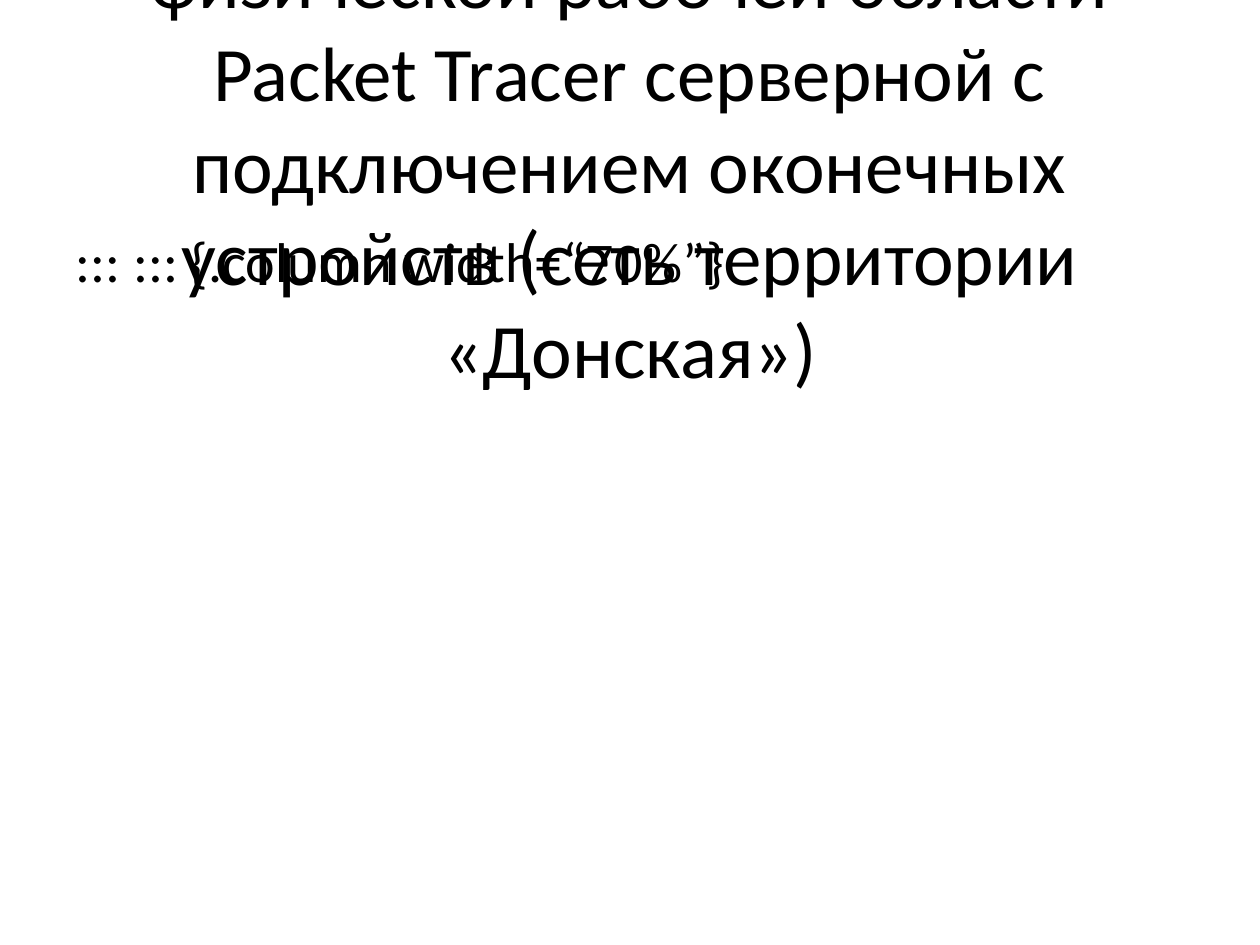
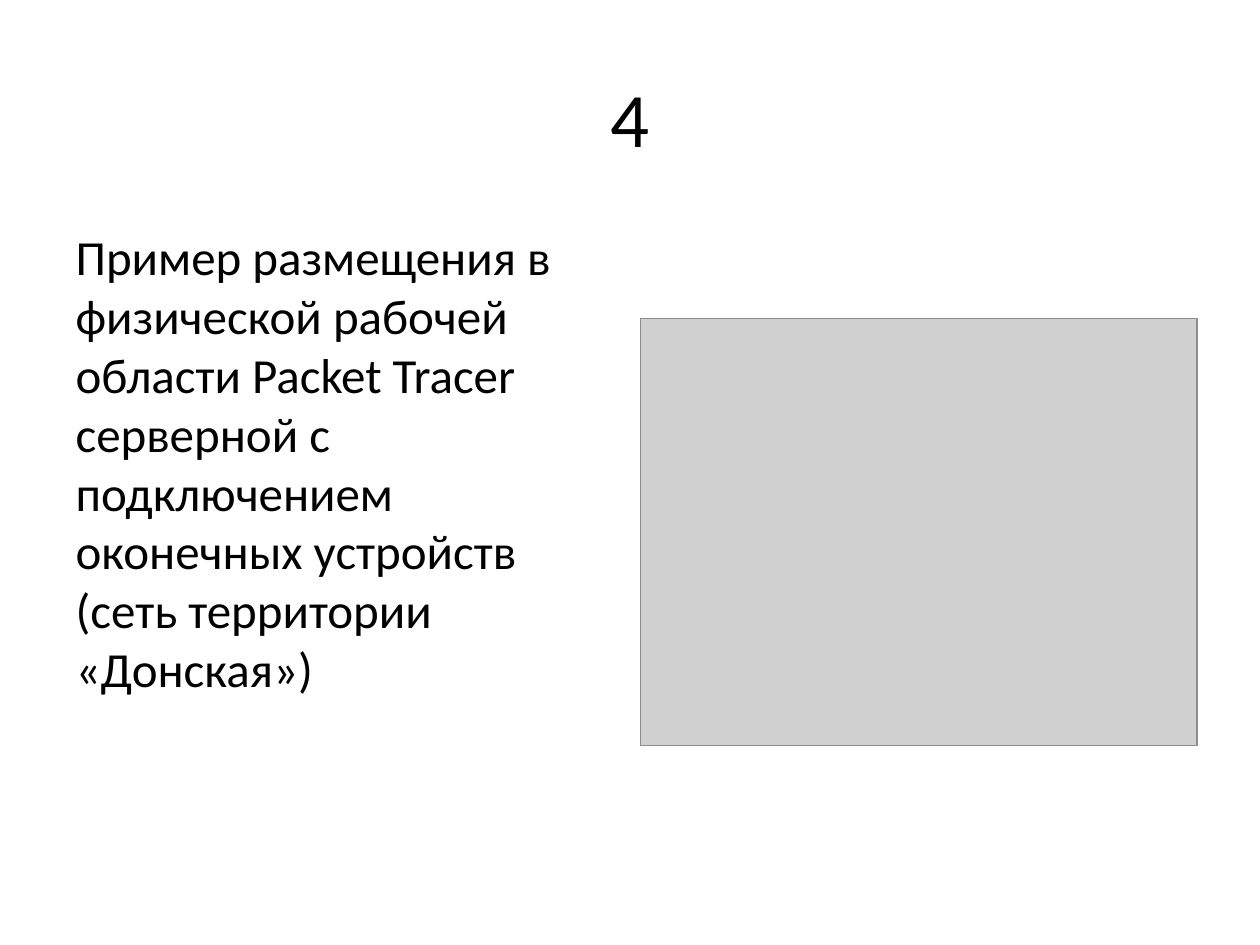
Before and after one commit to pyskandarova/study_2024-2025_net-admin, a slide deck: slide 9 of labs/lab07/presentation/presentation.pptx (slide 10 before the commit). Drawn at 1260x945 pixels with LibreOffice and Linux fonts; fonts in the diff are those of the drawing; grey boxes stand for pictures. Boxes give left, top, right and bottom in pixels: in the first picture for what was removed or moved away, otherwise in the second. Text is boxed around its words. In the diff, an @@ line names an element or a change of style, - is before the commit and + after.

```diff
--- a/labs/lab07/presentation/presentation.pptx
+++ b/labs/lab07/presentation/presentation.pptx
@@ title added at [610, 97, 649, 147], 44 pt, text #000000 @@
+4
@@ text "Пример размещения в физической рабочей ...": place and size @@
-text "Пример размещения в физической рабочей ..." at [151, 0, 1107, 390]
+text "Пример размещения в физической рабочей ..." at [76, 243, 550, 695]
@@ text "Пример размещения в физической рабочей ..." at [76, 243, 550, 695]: size 44 to 28 pt; alignment centre to left; more space between paragraphs; vertical alignment middle to top @@
@@ text removed at [191, 235, 724, 295] @@
-::: ::: {.column width=“70%”}
@@ picture added at [640, 319, 1197, 746] @@
```
Also in this commit, not shown: 7 other slides changed, 4 slides added, 15 slides removed, 2 other files.
